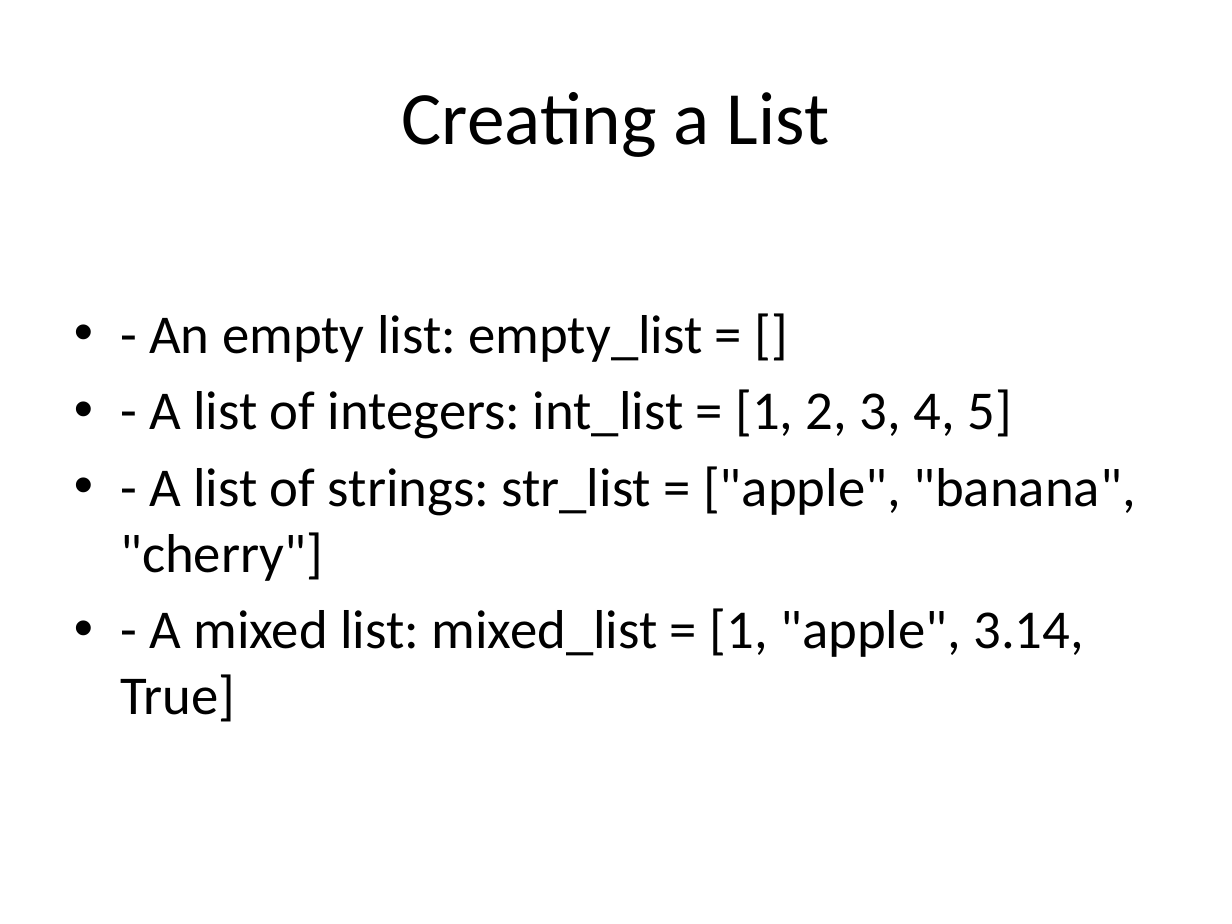
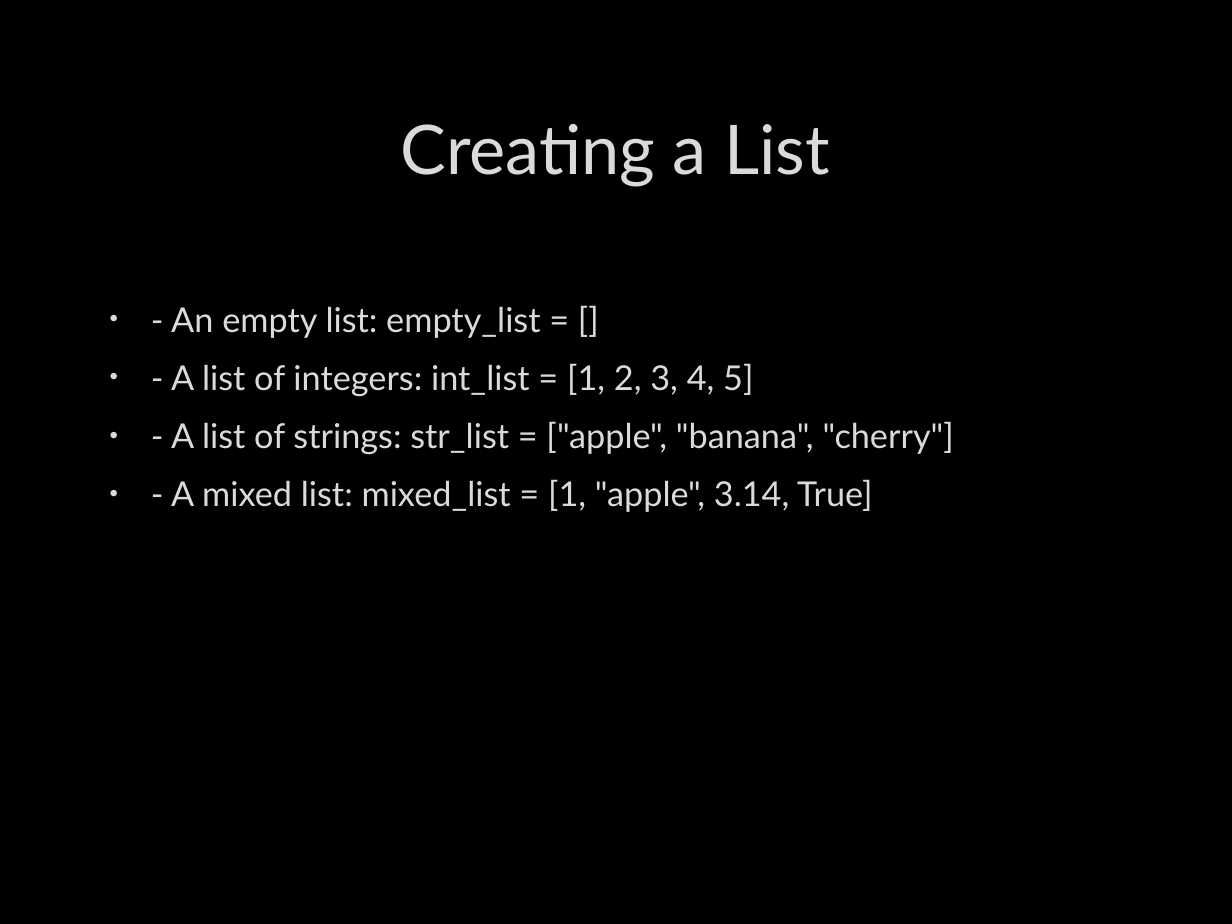
Before and after one commit to treanorjp/PythonCourse, a slide deck: slide 11 of Python_Data_Structures.pptx. Drawn at 1232x924 pixels with LibreOffice and Linux fonts; fonts in the diff are those of the drawing; background and template pictures are left out. Boxes give left, top, right and bottom in pixels: in the first picture for what was removed or moved away, otherwise in the second. Text is boxed around its words. In the diff, an @@ line names an element or a change of style, - is before the commit and + after.

```diff
--- a/Python_Data_Structures.pptx
+++ b/Python_Data_Structures.pptx
@@ background #FFFFFF to picture (left out) @@
@@ title "Creating a List" moved from (x1=402, y1=92, x2=830, y2=157) to (x1=401, y1=124, x2=830, y2=187) @@
@@ title "Creating a List" at (x1=401, y1=124, x2=830, y2=187): size 44 to 40 pt, font Calibri to Lato, text colour #000000 to #DADADA, letter outline none to #404040 0.75 pt @@
@@ text "- An empty list: empty_list ..." moved from (x1=120, y1=315, x2=1135, y2=722) to (x1=171, y1=306, x2=954, y2=512) @@
@@ text "- An empty list: empty_list ..." at (x1=171, y1=306, x2=954, y2=512): size 32 to 20 pt, font Calibri to Lato, text colour #000000 to #DADADA, letter outline none to #404040 0.75 pt; indent changed; more space between paragraphs @@
```
Also in this commit, not shown: 31 other slides changed, 1 other file.
